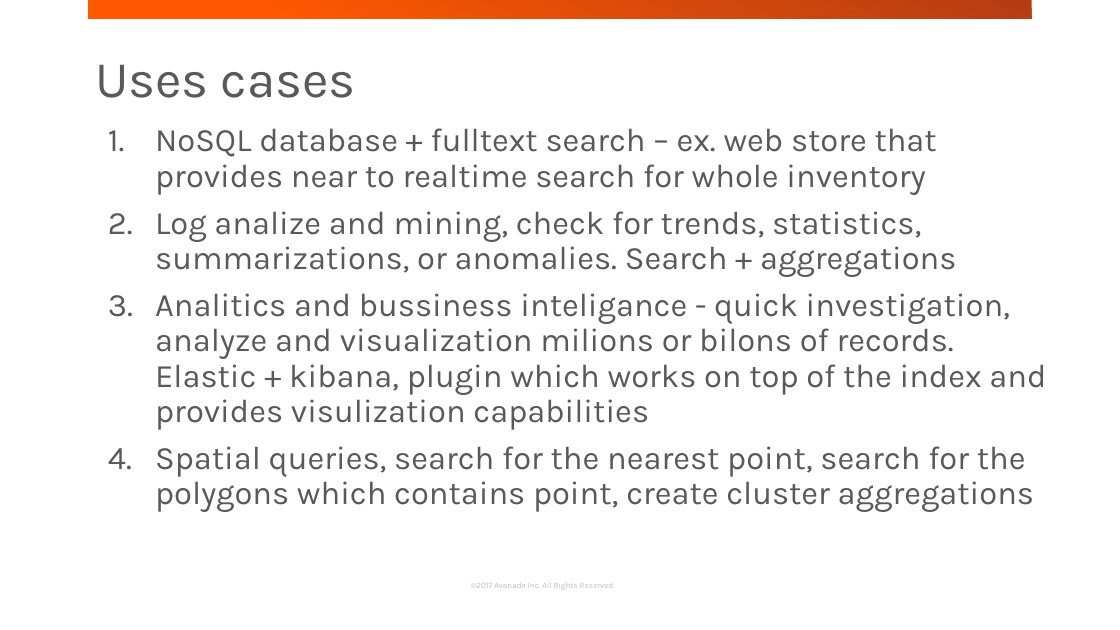
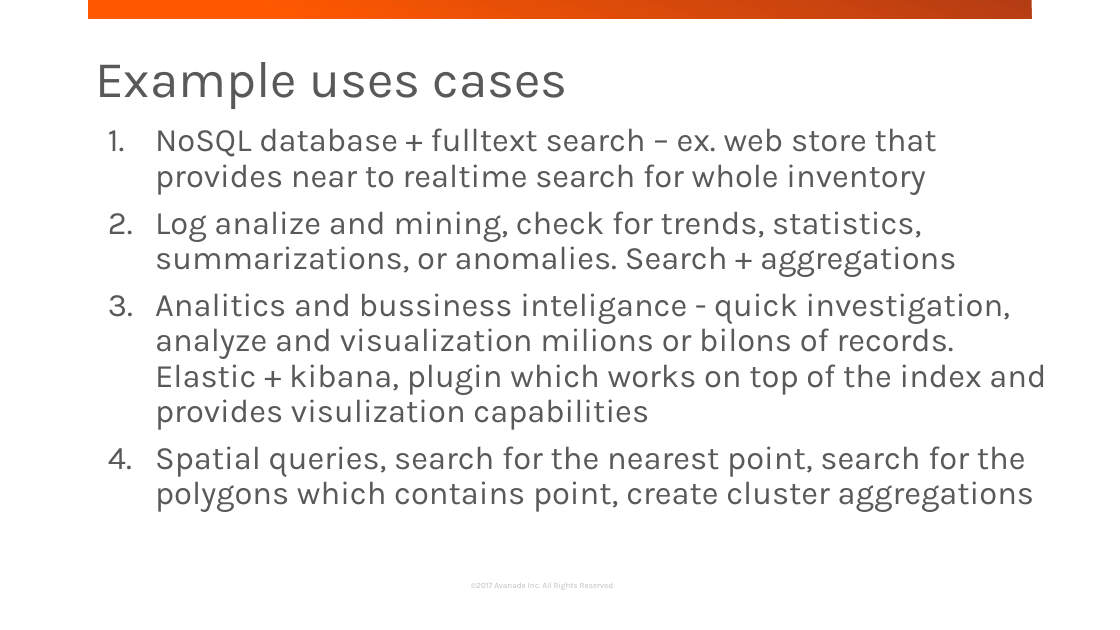
Before and after one commit to jakubgw/elasticsearch-short-intruduction, a slide deck: slide 4 of elasticsearch short introduction.pptx. Drawn at 1120x630 pixels with LibreOffice and Linux fonts; fonts in the diff are those of the drawing; background and template pictures are left out. Boxes give left, top, right and bottom in pixels: in the first picture for what was removed or moved away, otherwise in the second. Text is boxed around its words. In the diff, an @@ line names an element or a change of style, - is before the commit and + after.

```diff
--- a/elasticsearch short introduction.pptx
+++ b/elasticsearch short introduction.pptx
@@ text at bbox=[95, 62, 568, 109]: text changed @@
-Uses cases
+Example uses cases
```
Also in this commit, not shown: 8 other slides changed, 3 slides added, 1 slide removed, 4 other files.
